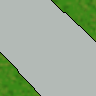
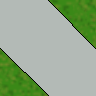
Before/after of a 96×96 layered artwork. What changed in the layer stack:
added layer "Layer 3" above "Layer 2" over bbox(0, 0, 96, 96)
hid "Layer 1" over bbox(0, 0, 96, 96)
